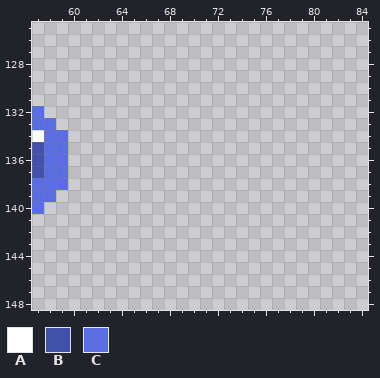
Two states of a pixel-art file, assets/image/atlas.aseprite. This is how it looked before the edit.
512x512 pixels, 1 frame. Colours within 5 levels of each other are drawn and written as one. Shown: x 57..84, y 125..148.
Visible layers, top first: "shadow" opacity 41%, "Flattened".
Palette (. is transparent): A #ffffff  B #4251a9  C #5b6ee1
Pixels before, first column x 57:
132 C..
133 CC.
134 ACC
135 BCC
136 BCC
137 BCC
138 CCC
139 CC.
140 C..
The same view after the edit:
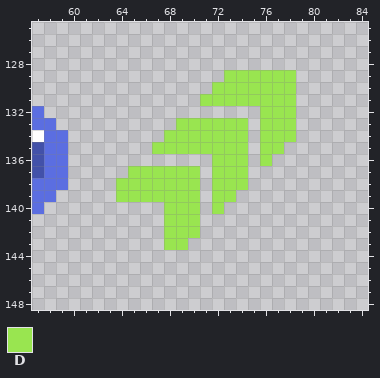
Colours new in this view: D #99e550
The edit:
Changed rows in their new state; - is an unchanged pixel.
Layer "Flattened":
first column x 64:
129 ---------DDDDDD
130 --------DDDDDDD
131 -------DDDDDDDD
132 ------------DDD
133 -----DDDDDD-DDD
134 ----DDDDDDD-DDD
135 ---DDDDDDDD-DD-
136 --------DDD-D--
137 -DDDDDD-DDD----
138 DDDDDDD-DDD----
139 DDDDDDD-DD-----
140 ----DDD-D------
141 ----DDD--------
142 ----DDD--------
143 ----DD---------
